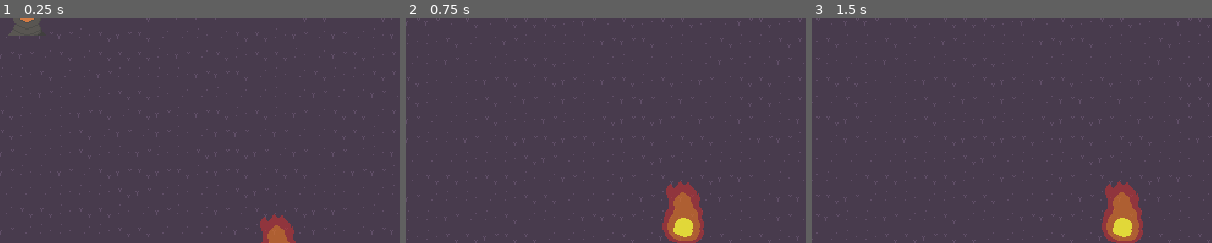
Above: before the commit, frames 1-3 (left to right).
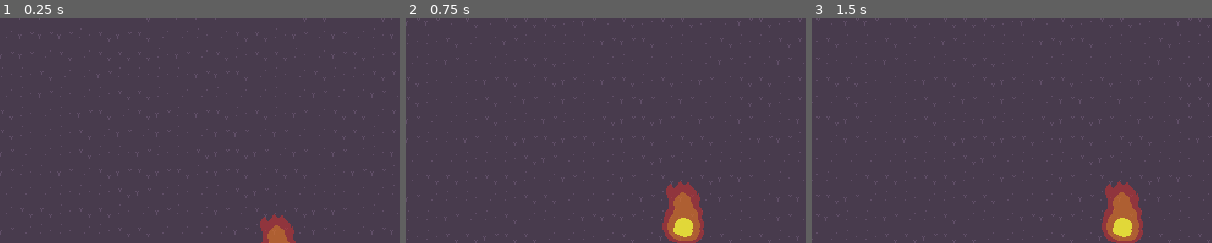
Above: after the commit, the same moments.

Repository: sushitoad/tower-defense-prototype
Game: Godot game, scene res://scenes/test_scene.tscn
Same seed, same stepped clock (60 frames per second), same inputs: the game is played once before the commit and once after it.
Inputs (mouse positions are % of the whole screen's width and height, from its top left):
- Up to frame 1 (0.25 s): no input
- Up to frame 2 (0.75 s): move the mouse to (72, 45) at 0.52 s; tap S (CameraDown) at 0.6 s
- Up to frame 3 (1.5 s): move the mouse to (30, 55) at 1.27 s; tap A (CameraLeft) at 1.35 s
The pictures show only the part of the screen within x 15-65%, y 0-50%; the shares and areas given below are measured in that part.

The runs differ from the first frame. In frame 1, 0.4% of the frame differs, in the area x 2-11%, y 0-8%; in frame 2, nothing differs; in frame 3, nothing differs.

Commit message:
fixed find target personalities

Diff:
--- a/scenes/test_scene.tscn
+++ b/scenes/test_scene.tscn
@@ -46,7 +46,7 @@
 position = Vector2(654, 223)
 
 [node name="ChargeTower" parent="." instance=ExtResource("8_h3xc6")]
-position = Vector2(392, 345)
+position = Vector2(416, 229)
 
 [node name="Camera2D" parent="." instance=ExtResource("10_s36qc")]
 
--- a/scenes/the_heartfire.tscn
+++ b/scenes/the_heartfire.tscn
@@ -10,7 +10,7 @@
 [node name="TheHeartfire" type="StaticBody2D" groups=["tower"]]
 script = ExtResource("1_nk2ah")
 maxHealth = 500
-allure = 100.0
+allure = 50.0
 towerType = 2
 
 [node name="Sprite2D" type="Sprite2D" parent="."]
--- a/scripts/charge_bar.gd
+++ b/scripts/charge_bar.gd
@@ -21,7 +21,7 @@
 	numberOfCharges += chargeAmount
 	if numberOfCharges < 0:
 		numberOfCharges = 0
-	print(numberOfCharges)
+	#print(numberOfCharges)
 	chargeAmountChanged.emit()
 
 func _on_basic_tower_button_pressed() -> void:
--- a/scripts/enemy.gd
+++ b/scripts/enemy.gd
@@ -64,21 +64,27 @@
 		var allureMultiplier: float = 1
 		if seeksHeartfire:
 			if tower.towerType == 2:
-				allureMultiplier = 3
+				allureMultiplier = 5
 			else:
-				allureMultiplier = 0.5
+				allureMultiplier = 0.2
 		else:
-			allureMultiplier = 0.25
-			closestAllure = allureMultiplier
+			if tower.towerType == 2:
+				allureMultiplier = 0.4
+			else:
+				allureMultiplier = 1
 		#compares tower distances divided by allure (smaller value wins)
-		if(tower.position.distance_to(position) / (tower.allure * allureMultiplier)) < (closestTarget.distance_to(position) / closestAllure):
+		#right now the tower seeking personality seems to be picking based on the order of the scene tree, not distance
+		var allureToCheck: float = tower.allure * allureMultiplier
+		print(allureToCheck)
+		if(tower.global_position.distance_to(global_position) / allureToCheck) < (closestTarget.distance_to(global_position) / closestAllure):
 			newTarget = tower
-			closestTarget = tower.position
-			closestAllure = (tower.allure * allureMultiplier)
+			closestTarget = tower.global_position
+			closestAllure = allureToCheck
+			print(newTarget)
 	currentTarget = newTarget
 	if currentTarget != null:
 		currentTarget.on_destroyed.connect(FindTarget)
-		print(currentTarget.name)
+		#print(currentTarget.name)
 	else:
 		print("no more targets")
 
--- a/scripts/tower.gd
+++ b/scripts/tower.gd
@@ -19,7 +19,7 @@
 
 func TakeDamage(damage: int):
 	currentHealth -= damage
-	print(currentHealth)
+	#print(currentHealth)
 	if currentHealth <= 0:
 		currentHealth = 0
 		isDestroyed = true
